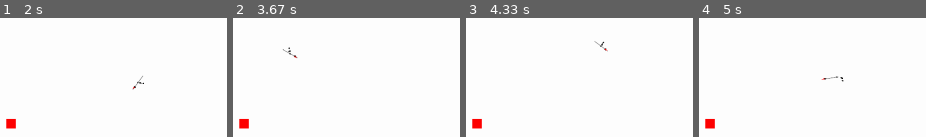
Above: before the commit, frames 1-4 (left to right).
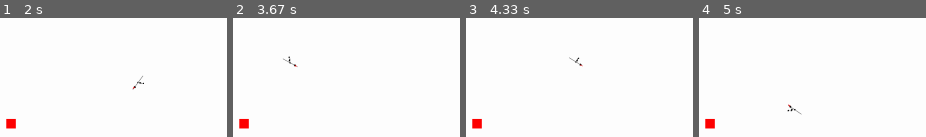
Above: after the commit, the same moments.

Repository: LeBoku/tds
Game: pygame game, started from tds/tds/tds.py
Two runs of this game, one before a commit and one after it. Both use one fixed random seed, a clock stepped at 60 frames per second and the inputs below.
Inputs (mouse positions are in pixels of both pictures, inside the frame that each line leads up to):
- Up to frame 1 (2 s): hold D 0.33-0.8 s; move the mouse to (outside the picture) at 0.37 s; hold W 0.83-1.13 s; move the mouse to (outside the picture) at 0.87 s; hold D 1.17-1.63 s; move the mouse to (outside the picture) at 1.2 s; hold A from 1.67 s (still down); move the mouse to (outside the picture) at 1.7 s
- Up to frame 2 (3.67 s): release A at 2.2 s; click (233, 113) at 2.28 s; hold S 2.57-2.87 s; click (outside the picture) at 2.65 s; hold A 2.9-3.3 s; click (outside the picture) at 2.98 s; hold W from 3.33 s (still down); click (outside the picture) at 3.42 s
- Up to frame 3 (4.33 s): release W at 3.7 s; hold D from 3.73 s (still down); click (outside the picture) at 3.82 s
- Up to frame 4 (5 s): release D at 4.37 s; hold S 4.4-4.77 s; click (outside the picture) at 4.48 s; hold A from 4.8 s (still down); click (764, 90) at 4.88 s

Frame 1 is identical in both runs. In frame 2, 0.3% of the frame differs, in the area x 22-29%, y 24-42%; in frame 3, 0.3%; in frame 4, 0.3%.

Commit message:
Created RotateAround for moveset entity

Diff:
--- a/tds/tds/mapEntity/player/playerController.py
+++ b/tds/tds/mapEntity/player/playerController.py
@@ -105,6 +105,7 @@
 		self.coord = Vector2(500, 400)
 
 		self.moveSetController.registerMove("attack_forward", moveSets.spear.forwardAttack())
+		self.moveSetController.registerMove("attack_forward", moveSets.spear.leftAttack())
 		self.moveSetController.registerMove("move", moveSets.character.move())
 
 		self.createSubEntity("leftHand", images.character.hand(), Vector2(-5, 0))
--- a/tds/tds/mapEntity/subEntity/subEntity.py
+++ b/tds/tds/mapEntity/subEntity/subEntity.py
@@ -32,10 +32,10 @@
 		baseOffset = self.offsetVector + offset.vector
 
 		characterAngle = self.parent.angle
-		offset = baseOffset.rotate(180 - characterAngle)
+		offsetVector = baseOffset.rotate(180 - characterAngle)
 
-		self.coord = self.parent.coord - offset
-		self.angle = self.parent.angle + self.offsetAngle
+		self.coord = self.parent.coord - offsetVector
+		self.angle = self.parent.angle + self.offsetAngle + offset.angle
 
 	def loopCall(self):
 		self.alignToParent()
--- a/tds/tds/store/moveSets/_entity.py
+++ b/tds/tds/store/moveSets/_entity.py
@@ -19,6 +19,26 @@
 
 	def backToDefault(self, frameCount):
 		self.animateTo(frameCount, self.defaultOffset.vector)
+
+	def rotateAround(self, frameCount, byAngle, around=(0, 0)):
+		fromAngle = self.frames[-1].angle
+		rotationCenter = Vector2(around)
+
+		stepAngle = byAngle/ frameCount
+
+		frames = []
+		lastFrame = self.frames[-1]
+		for i in range(frameCount):
+			differenceVector = rotationCenter - lastFrame.vector
+			newAngle = (lastFrame.angle - stepAngle) % 360
+
+			rotatedVector = differenceVector.rotate(stepAngle)
+			newPos = rotationCenter - rotatedVector
+
+			lastFrame = Offset(newPos, newAngle)
+			frames.append(lastFrame)
+
+		self.frames.extend(frames)
 
 	def animateTo(self, frameCount, toVector=(0,0), toAngle=0, clockwise=False):
 		toFrame = Offset(Vector2(toVector), toAngle)
--- a/tds/tds/store/moveSets/spear.py
+++ b/tds/tds/store/moveSets/spear.py
@@ -2,6 +2,25 @@
 from ._move import Move
 
 from .milestones import Attack
+
+def leftAttack():
+	milestones = {
+		Attack.windUp: 0,
+		Attack.woundUp: 10,
+		Attack.attack: 11,
+		Attack.attacked: 30,
+		Attack.coolDown: 31,
+		Attack.cooledDown: 35
+	}
+
+	rightHand = Entity()
+	rightHand.rotateAround(15, -200, (-7, 0))
+	rightHand.repeatFrame(15)
+
+	move = Move(rightHand=rightHand)
+	move.mileStones.update(milestones)
+
+	return move
 
 def forwardAttack():
 	milestones = {
